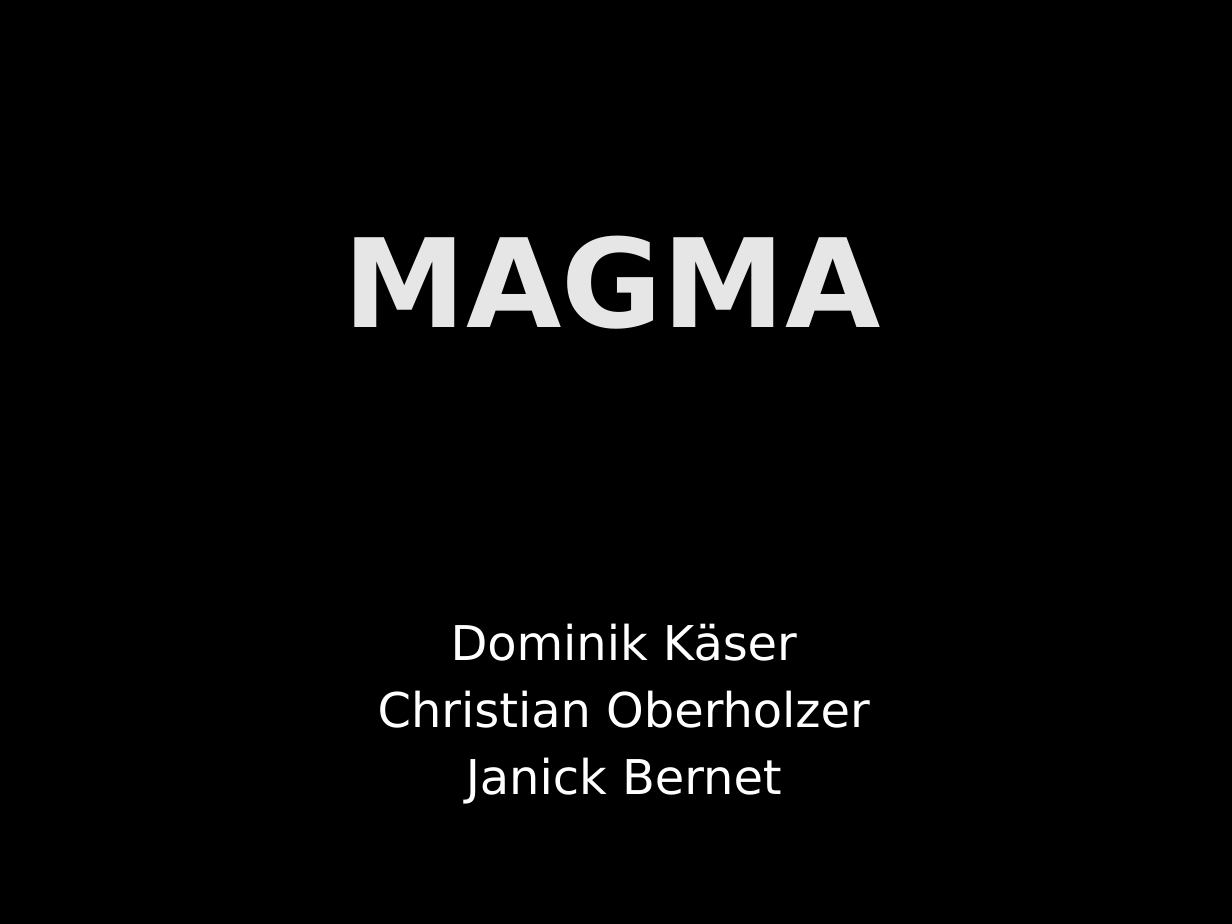
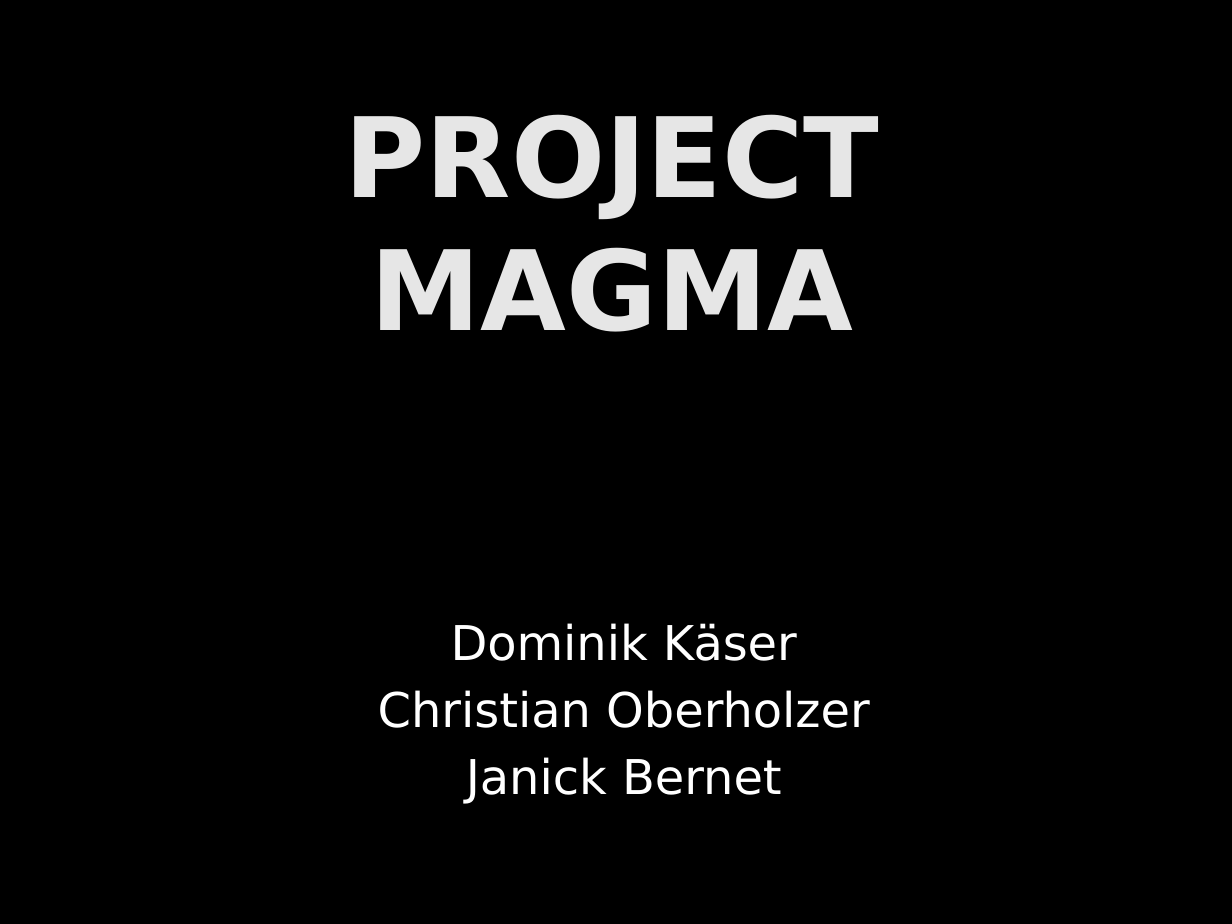
Before and after one commit to cfo82/Magmageddon, a slide deck: slide 1 of documentation/Game Idea Pitch.pptx. Drawn at 1232x924 pixels with LibreOffice and Linux fonts; fonts in the diff are those of the drawing; background and template pictures are left out. Boxes give left, top, right and bottom in pixels: in the first picture for what was removed or moved away, otherwise in the second. Text is boxed around its words. In the diff, an @@ line names an element or a change of style, - is before the commit and + after.

```diff
--- a/documentation/Game Idea Pitch.pptx
+++ b/documentation/Game Idea Pitch.pptx
@@ title at [345,114,880,332]: text changed; size 72 to 64.8 pt @@
-MAGMA
+PROJECT
+MAGMA
```
Also in this commit, not shown: 6 other slides changed, 3 other files.
